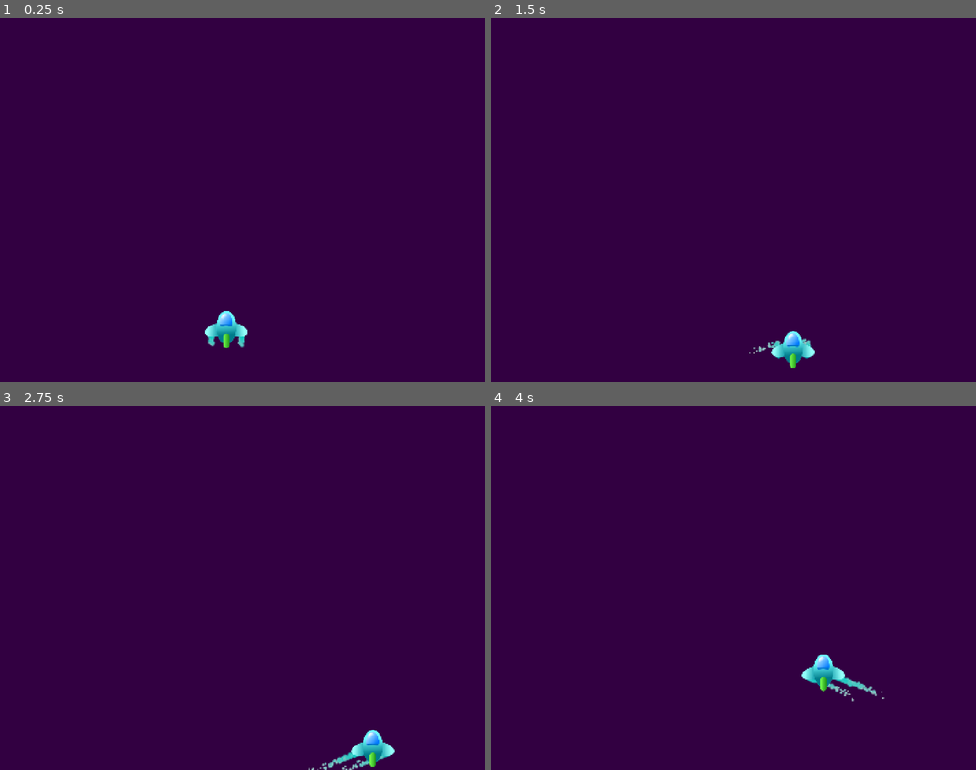
Above: before the commit, frames 1-4 (two rows, left to right).
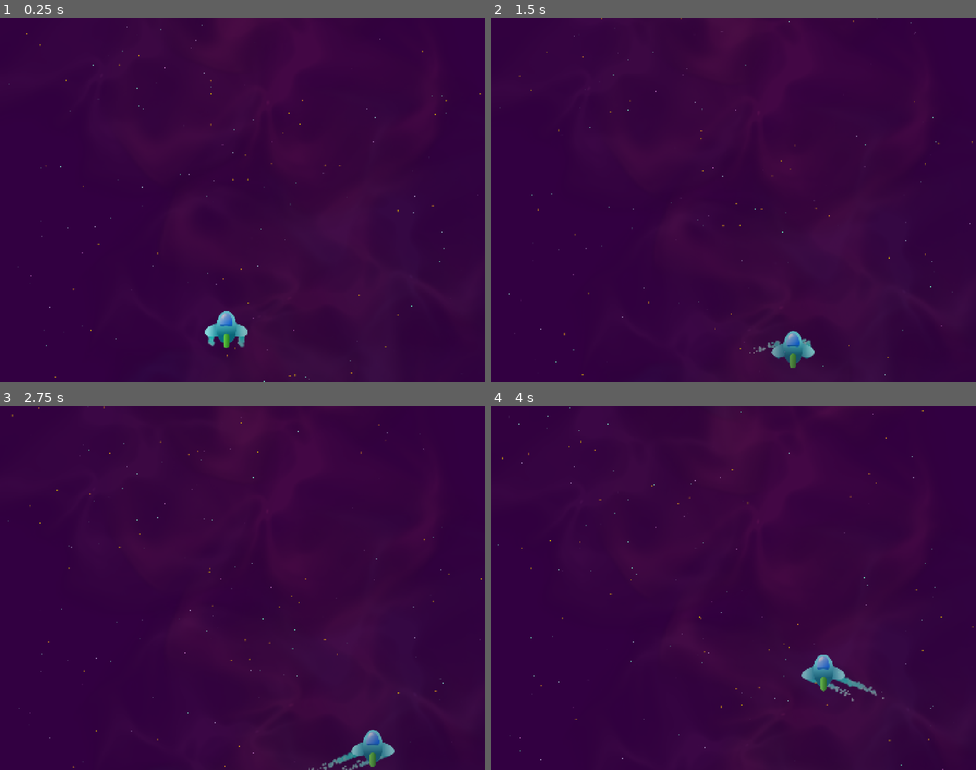
Above: after the commit, the same moments.

Repository: LHO-Developments/Godot-Projects
Game: Godot game, scene res://Scenes/Level/level.tscn
Two runs of this game, one before a commit and one after it. Both use one fixed random seed, a clock stepped at 60 frames per second and the inputs below.
Inputs:
- Up to frame 1 (0.25 s): no input
- Up to frame 2 (1.5 s): hold D (right) 0.53-1.28 s; hold S (down) from 1.28 s (still down)
- Up to frame 3 (2.75 s): release S (down) at 2.03 s; hold D (right) from 2.03 s (still down)
- Up to frame 4 (4 s): release D (right) at 2.78 s; hold W (up) 2.78-3.53 s; hold A (left) from 3.53 s (still down)

The runs differ from the first frame. In frame 1, 0.5% of the frame differs, in the area x 1-100%, y 1-100%; in frame 2, 0.6%; in frame 3, 0.7%; in frame 4, 0.7%, in the area x 1-100%, y 0-100%.

Commit message:
Create background scene

Diff:
--- /dev/null
+++ b/Space Ace/space-ace/Scenes/Background/Background.tscn
@@ -0,0 +1,68 @@
+[gd_scene format=3 uid="uid://fxrpwv2c7cp8"]
+
+[ext_resource type="Texture2D" uid="uid://llohe32v7472" path="res://Asset/Textures/flame_04.png" id="1_xn8du"]
+[ext_resource type="Texture2D" uid="uid://j74df4pldvy2" path="res://Asset/Textures/StarDot.png" id="2_lsyul"]
+
+[sub_resource type="Gradient" id="Gradient_xn8du"]
+colors = PackedColorArray(0.99607843, 0.2627451, 0.6392157, 0.6117647, 0.28627452, 0.2627451, 0.6392157, 0.6117647)
+
+[sub_resource type="Gradient" id="Gradient_lsyul"]
+colors = PackedColorArray(0.40392157, 1, 0.77254903, 1, 0.7255493, 0.35799572, 0.70797133, 1)
+
+[sub_resource type="Gradient" id="Gradient_8bmej"]
+colors = PackedColorArray(0.7687692, 0.47151572, 0.14956942, 1, 0.8418577, 0.7276222, 2.3102762e-06, 1)
+
+[node name="Background" type="Node2D" unique_id=1164972436]
+
+[node name="Fog" type="CPUParticles2D" parent="." unique_id=679736458]
+position = Vector2(694, -559)
+amount = 12
+texture = ExtResource("1_xn8du")
+lifetime = 90.0
+preprocess = 60.0
+emission_shape = 3
+emission_rect_extents = Vector2(400, 1)
+direction = Vector2(0, 1)
+spread = 10.0
+gravity = Vector2(0, 0)
+initial_velocity_min = 25.0
+initial_velocity_max = 40.0
+angular_velocity_min = -3.0
+angular_velocity_max = 3.0
+scale_amount_min = 2.0
+scale_amount_max = 3.0
+color_initial_ramp = SubResource("Gradient_xn8du")
+
+[node name="Stars" type="CPUParticles2D" parent="." unique_id=1368382813]
+position = Vector2(739, -550)
+amount = 512
+texture = ExtResource("2_lsyul")
+lifetime = 90.0
+preprocess = 60.0
+emission_shape = 3
+emission_rect_extents = Vector2(720, 540)
+direction = Vector2(0, 1)
+spread = 2.0
+gravity = Vector2(0, 0)
+initial_velocity_min = 50.0
+initial_velocity_max = 70.0
+scale_amount_min = 0.4
+scale_amount_max = 0.6
+color_initial_ramp = SubResource("Gradient_lsyul")
+
+[node name="Stars2" type="CPUParticles2D" parent="." unique_id=435174917]
+position = Vector2(739, -550)
+amount = 256
+texture = ExtResource("2_lsyul")
+lifetime = 60.0
+preprocess = 60.0
+emission_shape = 3
+emission_rect_extents = Vector2(720, 540)
+direction = Vector2(0, 1)
+spread = 2.0
+gravity = Vector2(0, 0)
+initial_velocity_min = 100.0
+initial_velocity_max = 120.0
+scale_amount_min = 0.7
+scale_amount_max = 0.9
+color_initial_ramp = SubResource("Gradient_8bmej")
--- a/Space Ace/space-ace/Scenes/Level/level.tscn
+++ b/Space Ace/space-ace/Scenes/Level/level.tscn
@@ -1,8 +1,11 @@
 [gd_scene format=3 uid="uid://cuhg8r2cfey5w"]
 
 [ext_resource type="PackedScene" uid="uid://cwvkoimo7kywb" path="res://Scenes/Player/Player.tscn" id="1_iheil"]
+[ext_resource type="PackedScene" uid="uid://fxrpwv2c7cp8" path="res://Scenes/Background/Background.tscn" id="2_1ov45"]
 
 [node name="Level" type="Node2D" unique_id=75695576]
 
 [node name="Player" parent="." unique_id=1328625762 instance=ExtResource("1_iheil")]
 position = Vector2(672, 924)
+
+[node name="Background" parent="." unique_id=1164972436 instance=ExtResource("2_1ov45")]
--- a/Space Ace/space-ace/Scenes/Player/Player.tscn
+++ b/Space Ace/space-ace/Scenes/Player/Player.tscn
@@ -1,6 +1,6 @@
 [gd_scene format=3 uid="uid://cwvkoimo7kywb"]
 
-[ext_resource type="PackedScene" uid="uid://bo3gnni0lowo6" path="res://PlayerThrust/PlayerThrust.tscn" id="1_h54ih"]
+[ext_resource type="PackedScene" uid="uid://bo3gnni0lowo6" path="res://Scenes/PlayerThrust/PlayerThrust.tscn" id="1_h54ih"]
 [ext_resource type="Texture2D" uid="uid://bhcn17efdadjl" path="res://Asset/Images/player.png" id="1_s0eop"]
 [ext_resource type="PackedScene" uid="uid://dbcp152uveyfj" path="res://Component/Movement/PlayerMovement.tscn" id="2_ft8w5"]
 
Renamed: Space Ace/space-ace/PlayerThrust/PlayerThrust.tscn -> Space Ace/space-ace/Scenes/PlayerThrust/PlayerThrust.tscn
